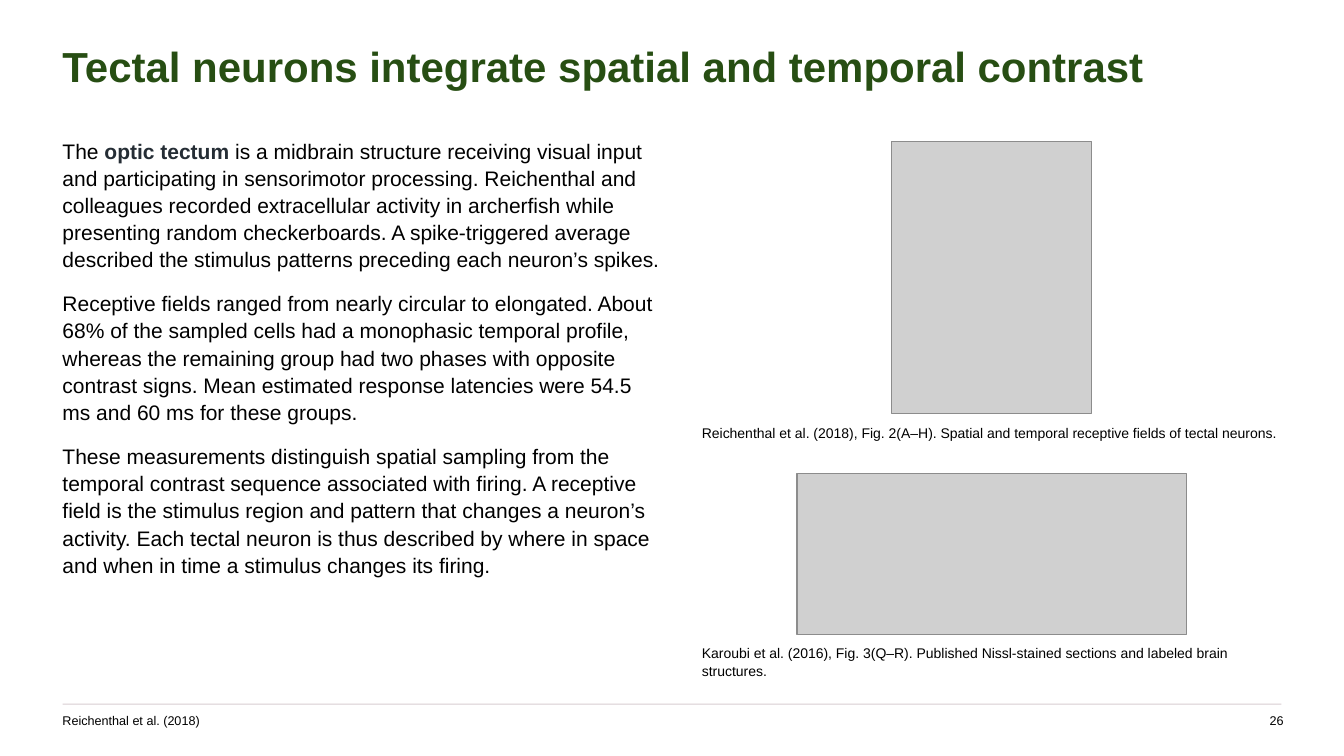
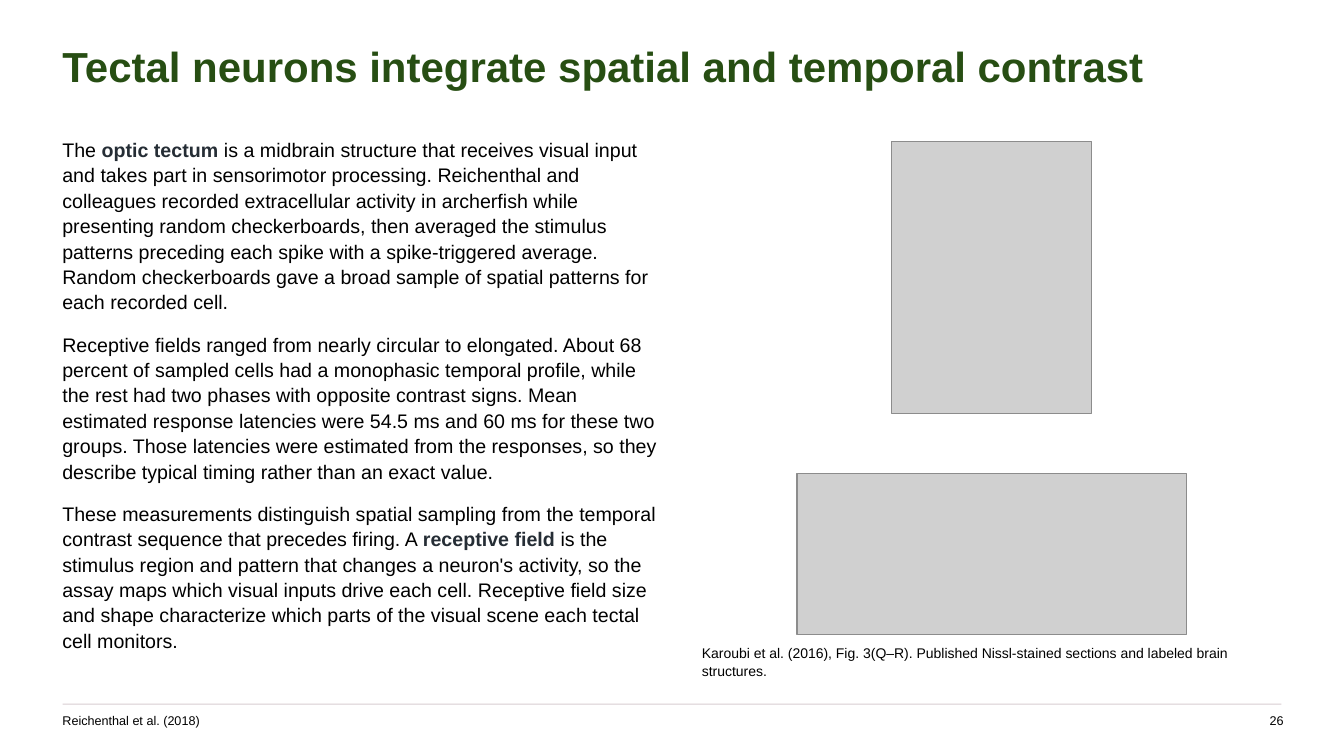
Before and after one commit to jordanxxlopez/NEUROETHOLOGY, a slide deck: slide 34 of scaffolded/Neuroethology_Lecture27_FA2026_SCAFFOLDED.pptx (slide 36 before the commit). Drawn at 1344x756 pixels with LibreOffice and Linux fonts; fonts in the diff are those of the drawing; grey boxes stand for pictures. Boxes give left, top, right and bottom in pixels: in the first picture for what was removed or moved away, otherwise in the second. Text is boxed around its words. In the diff, an @@ line names an element or a change of style, - is before the commit and + after.

```diff
--- a/scaffolded/Neuroethology_Lecture27_FA2026_SCAFFOLDED.pptx
+++ b/scaffolded/Neuroethology_Lecture27_FA2026_SCAFFOLDED.pptx
@@ text at (62,142,656,649): text changed; size 15 to 14 pt @@
-The optic tectum is a midbrain structure receiving visual input and participating in sensorimotor processing. Reichenthal and colleagues recorded extracellular activity in archerfish while presenting random checkerboards. A spike-triggered average described the stimulus patterns preceding each neuron’s spikes.
-Receptive fields ranged from nearly circular to elongated. About 68% of the sampled cells had a monophasic temporal profile, whereas the remaining group had two phases with opposite contrast signs. Mean estimated response latencies were 54.5 ms and 60 ms for these groups.
-These measurements distinguish spatial sampling from the temporal contrast sequence associated with firing. A receptive field is the stimulus region and pattern that changes a neuron’s activity. Each tectal neuron is thus described by where in space and when in time a stimulus changes its firing.
+The optic tectum is a midbrain structure that receives visual input and takes part in sensorimotor processing. Reichenthal and colleagues recorded extracellular activity in archerfish while presenting random checkerboards, then averaged the stimulus patterns preceding each spike with a spike-triggered average. Random checkerboards gave a broad sample of spatial patterns for each recorded cell.
+Receptive fields ranged from nearly circular to elongated. About 68 percent of sampled cells had a monophasic temporal profile, while the rest had two phases with opposite contrast signs. Mean estimated response latencies were 54.5 ms and 60 ms for these two groups. Those latencies were estimated from the responses, so they describe typical timing rather than an exact value.
+These measurements distinguish spatial sampling from the temporal contrast sequence that precedes firing. A receptive field is the stimulus region and pattern that changes a neuron's activity, so the assay maps which visual inputs drive each cell. Receptive field size and shape characterize which parts of the visual scene each tectal cell monitors.
@@ text removed at (702,428,1276,441) @@
-Reichenthal et al. (2018), Fig. 2(A–H). Spatial and temporal receptive fields of tectal neurons.
```
Also in this commit, not shown: 51 other slides changed, 7 slides added, 7 slides removed, 4 other files.
